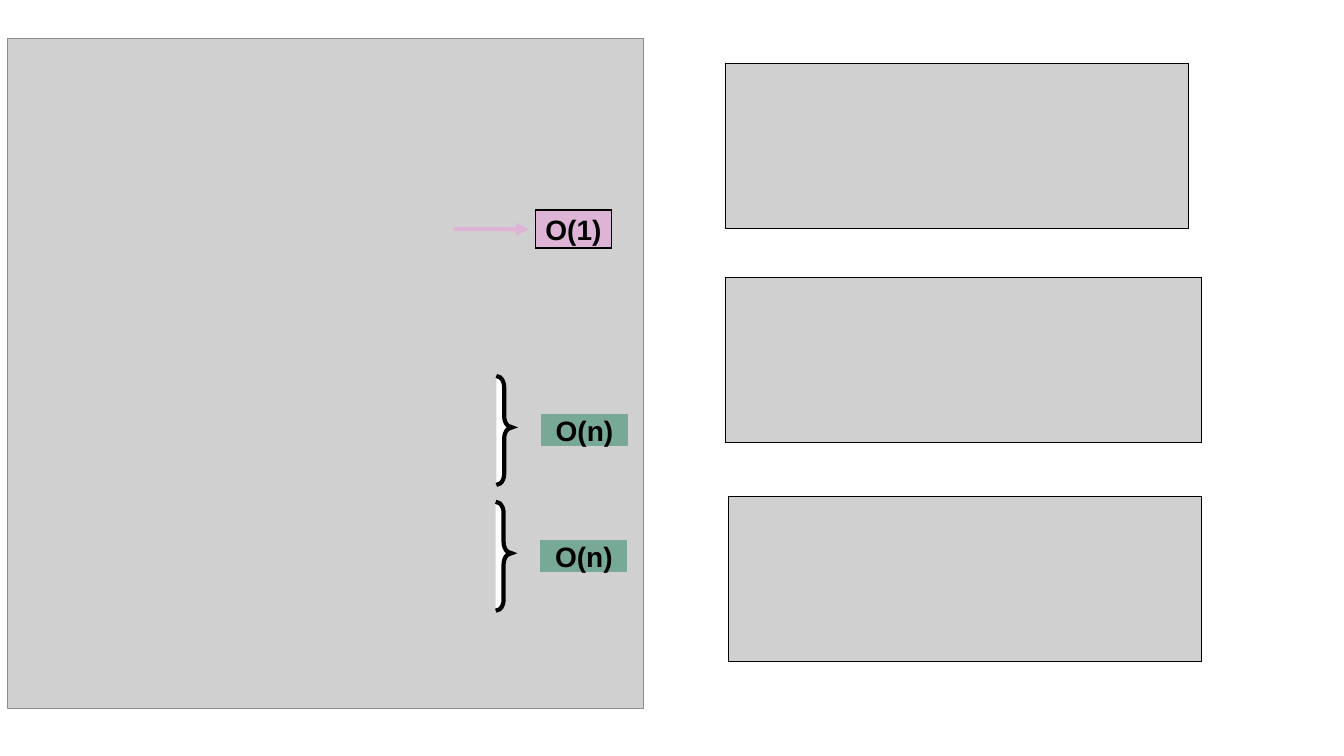
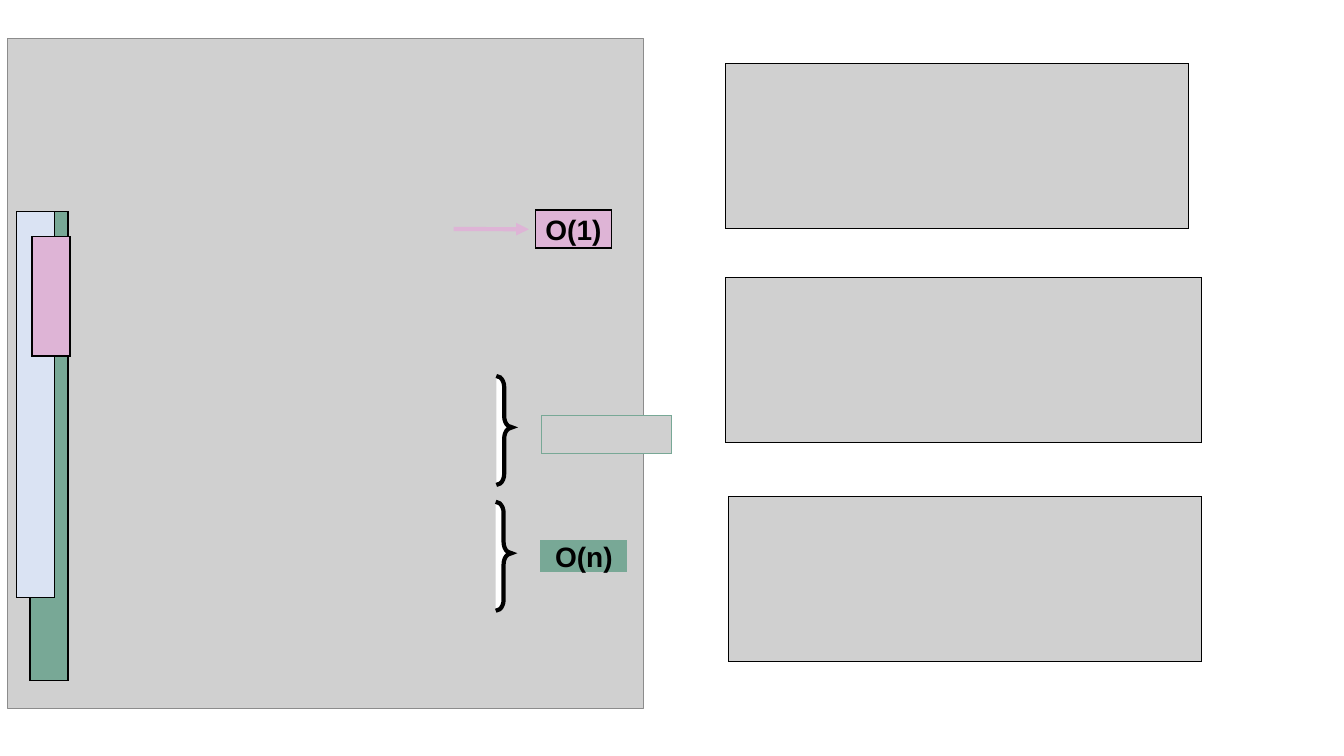
Before and after one commit to brokenerk/Analisis-Algoritmos, a slide deck: slide 5 of Practica2/AnalisisCotas.pptx. Drawn at 1344x756 pixels with LibreOffice and Linux fonts; fonts in the diff are those of the drawing; grey boxes stand for pictures. Boxes give left, top, right and bottom in pixels: in the first picture for what was removed or moved away, otherwise in the second. Text is boxed around its words. In the diff, an @@ line names an element or a change of style, - is before the commit and + after.

```diff
--- a/Practica2/AnalisisCotas.pptx
+++ b/Practica2/AnalisisCotas.pptx
@@ rectangle added at [17, 212, 55, 598], fill #DAE3F3, outline #000000 1 pt @@
@@ rectangle added at [30, 212, 69, 681], fill #78A896, outline #000000 1 pt @@
@@ rectangle added at [32, 237, 71, 357], fill #DEB4D6, outline #000000 1 pt @@
@@ rectangle removed at [541, 415, 627, 446] @@
-O(n)
@@ picture added at [541, 415, 671, 454] @@
```
Also in this commit, not shown: 1 other file.
